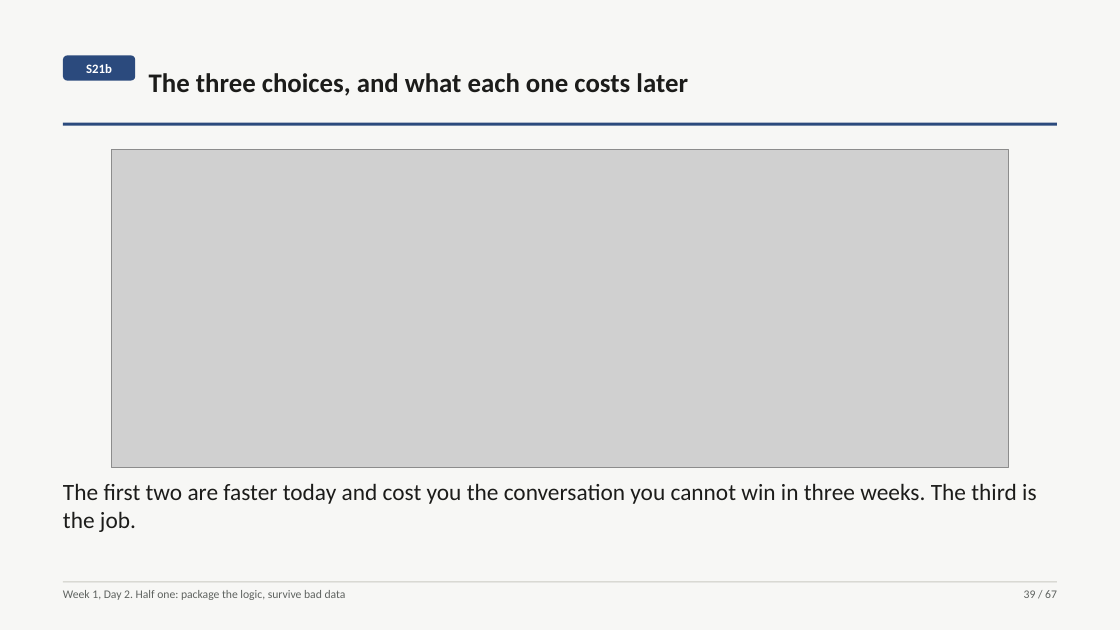
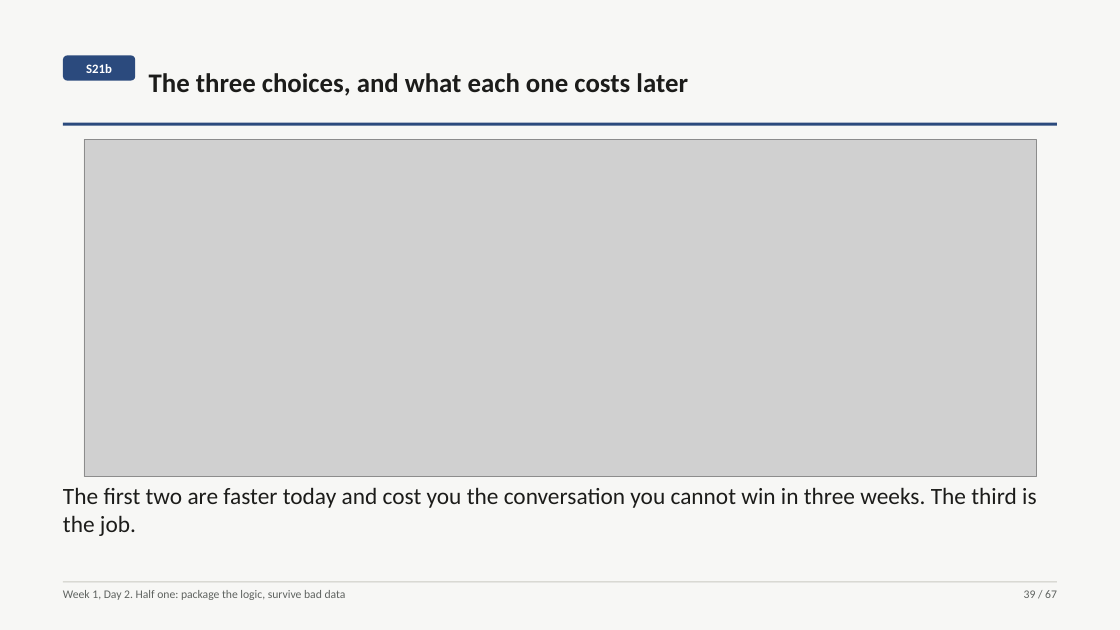
Before and after one commit to fde-academy-lab/c2-content-factory, a slide deck: slide 39 of content/W01/D2/slides/C2_W01_D02_half1_STUDENT.pptx. Drawn at 1120x630 pixels with LibreOffice and Linux fonts; fonts in the diff are those of the drawing; grey boxes stand for pictures. Boxes give left, top, right and bottom in pixels: in the first picture for what was removed or moved away, otherwise in the second. Text is boxed around its words. In the diff, an @@ line names an element or a change of style, - is before the commit and + after.

```diff
--- a/content/W01/D2/slides/C2_W01_D02_half1_STUDENT.pptx
+++ b/content/W01/D2/slides/C2_W01_D02_half1_STUDENT.pptx
@@ picture: place and size @@
-picture at [111, 150, 1009, 467]
+picture at [84, 139, 1036, 476]
@@ text "The first two are faster ...": place and size @@
-text "The first two are faster ..." at [63, 483, 1036, 532]
+text "The first two are faster ..." at [63, 487, 1036, 536]
```
Also in this commit, not shown: 4 other slides changed, 23 other files.
